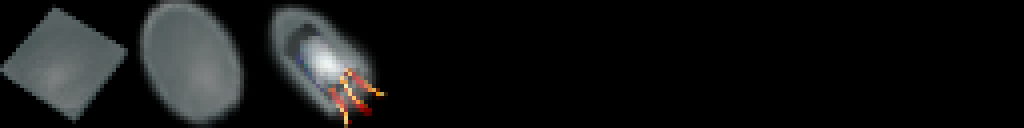
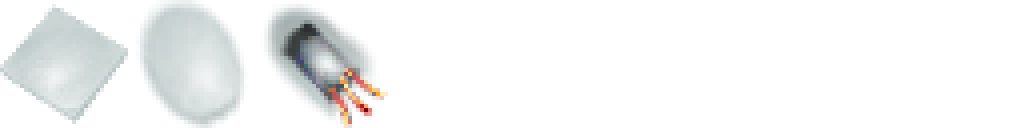
Layers edited between the first and the second w=1024, h=128 image:
hid "Color Fill 1" over [0, 0, 1024, 128]
